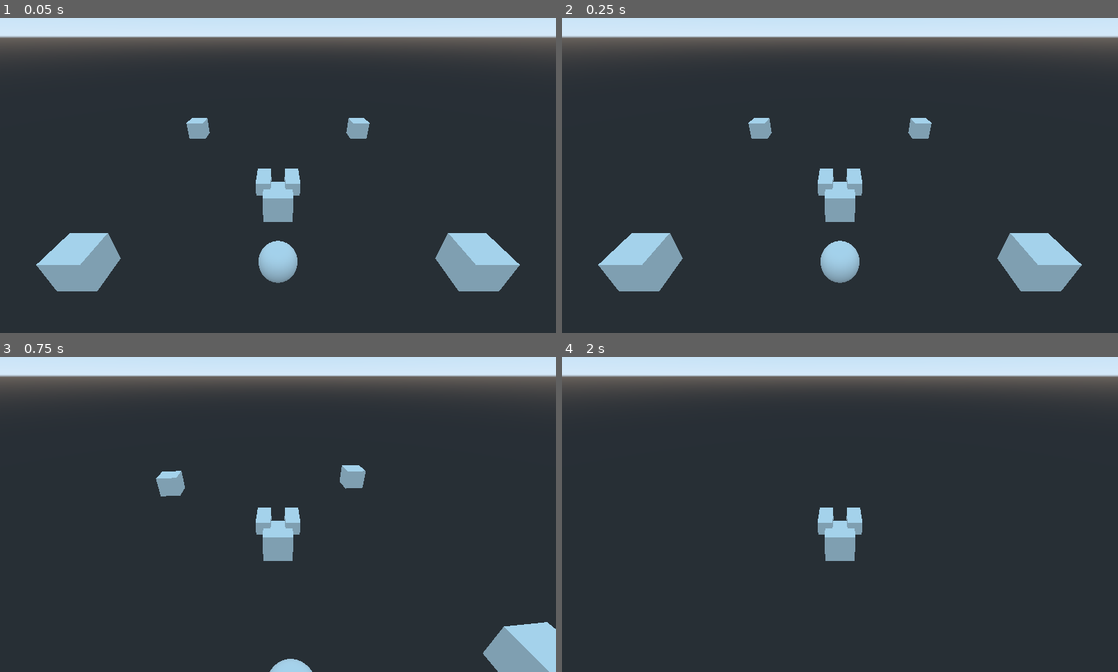
Above: before the commit, frames 1-4 (two rows, left to right).
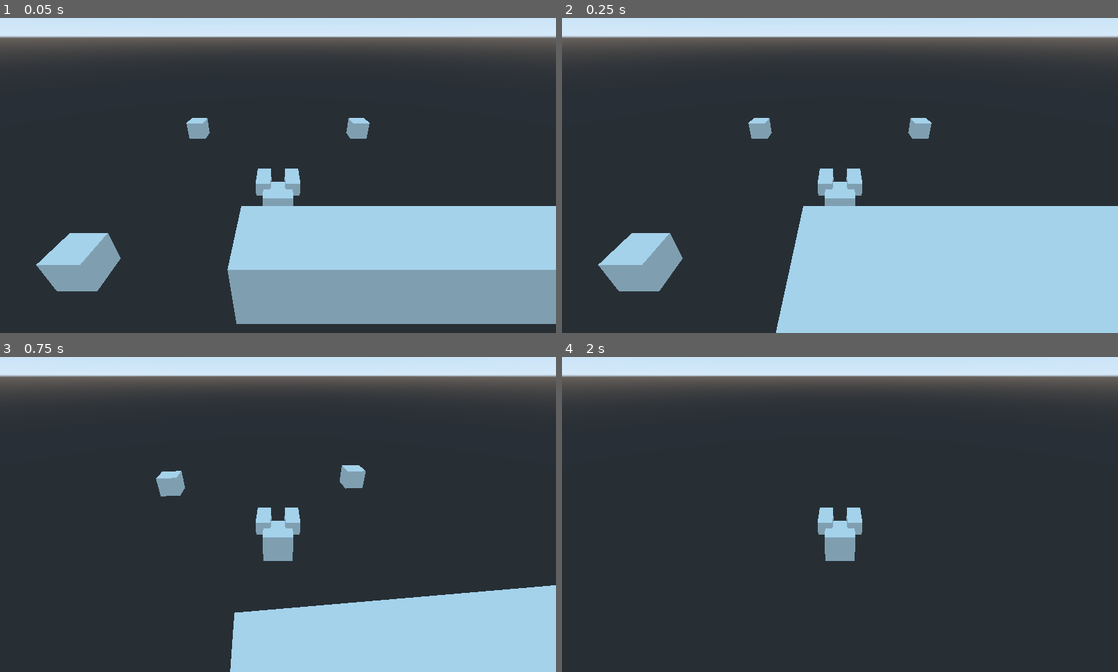
Above: after the commit, the same moments.

Repository: ozqf/zqf_godot_test
Game: Godot game, scene res://prefabs3d/scene_game_3d.tscn
The game is run twice, just before and just after one commit, with the same random seed, the same clock (stepped at 60 frames per second) and the same inputs.
Inputs (mouse positions are in pixels of both pictures, inside the frame that each line leads up to):
- Up to frame 1 (0.05 s): no input
- Up to frame 2 (0.25 s): no input
- Up to frame 3 (0.75 s): tap Enter at 0.5 s; move the mouse to (305, 508) at 0.52 s; press the mouse at (305, 508) at 0.53 s; hold W (move_forward) from 0.53 s (still down)
- Up to frame 4 (2 s): keep holding W (move_forward); move the mouse to (812, 511) at 1.27 s; release the mouse at (812, 511) at 1.28 s; click (812, 511) at 1.35 s

The runs differ from the first frame. In frame 1, 20% of the frame differs, in the area x 40-100%, y 59-98%; in frame 2, 23%, in the area x 38-100%, y 59-100%; in frame 3, 12%; in frame 4, nothing differs.

Commit message:
Building procedural level over multiple frames

Diff:
--- a/prefabs3d/scene_game_3d.tscn
+++ b/prefabs3d/scene_game_3d.tscn
@@ -17,6 +17,7 @@
 
 [node name="Camera" type="Camera" parent="ent_actor_3d"]
 transform = Transform( 1, 0, 0, 0, 0.866025, 0.5, 0, -0.5, 0.866025, 0, 10, 13 )
+far = 300.0
 
 [node name="World" type="Spatial" parent="."]
 
--- a/scripts/3d/proc_gen_world.gd
+++ b/scripts/3d/proc_gen_world.gd
@@ -35,8 +35,16 @@
 """
 
 var tile_t = preload("res://prefabs3d/ent_tile_3d.tscn")
-var _initTimer:float = 1
-var _initialised:bool = false
+var _isLoading:bool = false
+
+var _width: int = 0
+var _height: int = 0
+var _cursor: int = 0
+var _length: int = 0
+var _spawnPos: Vector3 = Vector3()
+var _txt: String = ""
+var _tileScale: float = 2
+var _positionStep: int = 4
 
 func load_from_text(_txt: String):
 	var _l: int = _txt.length()
@@ -81,7 +89,6 @@
 		x += positionStep
 	print("Grid spawn complete")
 
-
 func spawn_block(x: float, y: float, z: float, scale: float):
 	var _pos: Vector3 = Vector3(x, y, z)
 	var tile = tile_t.instance()
@@ -89,19 +96,77 @@
 	tile.transform.origin = _pos
 	tile.scale = Vector3(scale, scale, scale)
 
+func read_tile_char():
+	var _c = _txt[_cursor]
+	_cursor += 1
+	if _c == '\r':
+		return
+	if _c =='\n':
+		_spawnPos.x = 0
+		_spawnPos.y = 0
+		_spawnPos.z += _positionStep
+		return
+	if _c == '#':
+		spawn_block(_spawnPos.x, 0, _spawnPos.z, _tileScale)
+	_spawnPos.x += _positionStep
+
+func tick_load():
+	#print("Tick proc gen")
+	# spawn a few tiles per tick
+	for _i in range(0, 10):
+		read_tile_char()
+		if _cursor >= _length:
+			end_load()
+			return
+	pass
+
+func end_load():
+	_isLoading = false
+
+	pass
+
+func begin_load(sourceText):
+	_txt = sourceText
+	_isLoading = true
+	_cursor = 0
+	_length = _txt.length()
+	print("Make map from length: " + str(_length) + " chars")
+	# Scan for map width
+	for i in range(0, _length):
+		var _c = _txt[i]
+		if _c == '\r':
+			print("Line end on return at index " + str(i))
+			_width = i
+			break
+		if _c == '\n':
+			print("Line end on new line at index " + str(i))
+			_width = i
+			break
+	_height = _length / _width
+	# check for an empty line at the end of the string:
+	if _txt[_length - 1] == '\n':
+		_height -= 1
+
+	print("Grid size: " + str(_width) + ", " + str(_height))
+	pass
+
+func _ready():
+	begin_load(asci)
+	pass
+
 func _notification(what):
 	if what == NOTIFICATION_PREDELETE:
 		# destructor logic
 		print("Proc gen destructor")
 		pass
 
-#func _ready():
-	#load_from_text(asci)
-
 func _process(_delta:float):
-	if _initialised == false:
-		_initTimer -= _delta
-		if _initTimer < 0:
-			_initialised = true
-			load_from_text(asci)
+	if _isLoading == true:
+		tick_load()
 	pass
+	# if _initialised == false:
+	# 	_initTimer -= _delta
+	# 	if _initTimer < 0:
+	# 		_initialised = true
+	# 		load_from_text(asci)
+	# pass
